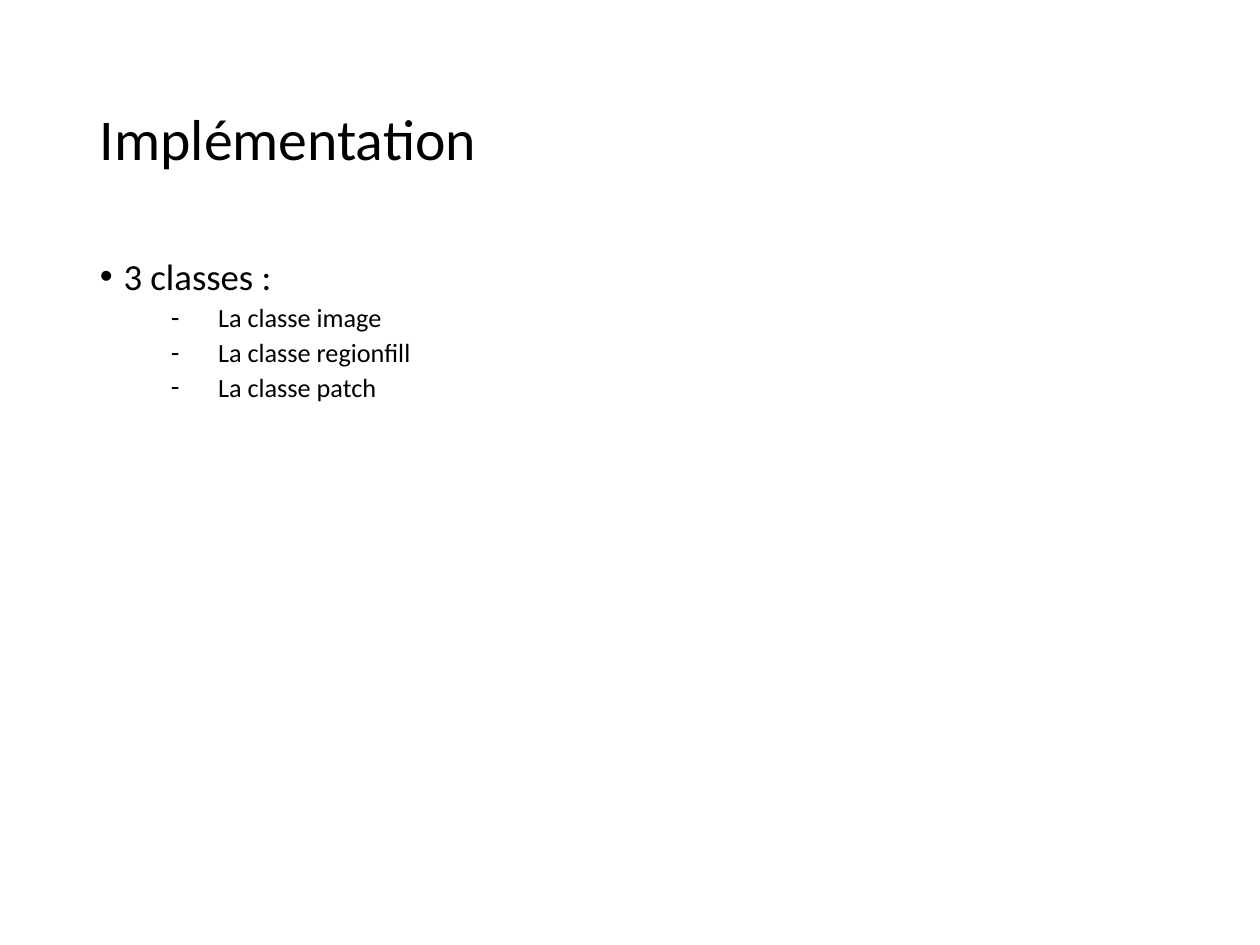
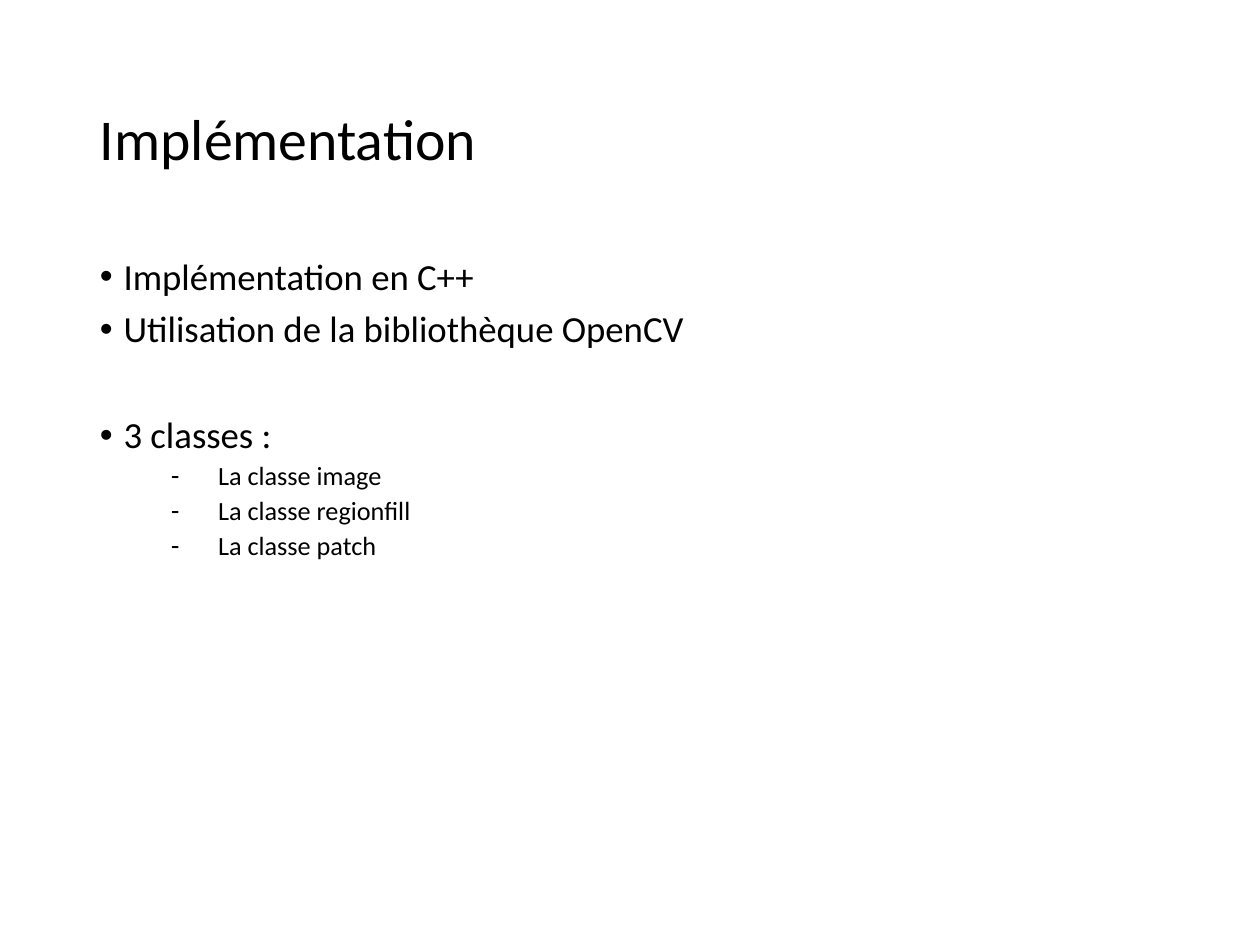
Before and after one commit to CharlyGirotNYU/Inpainting, a slide deck: slide 18 of ppt/Inpainting.pptx (slide 16 before the commit). Drawn at 1260x945 pixels with LibreOffice and Linux fonts; fonts in the diff are those of the drawing. Boxes give left, top, right and bottom in pixels: in the first picture for what was removed or moved away, otherwise in the second. Text is boxed around its words. In the diff, an @@ line names an element or a change of style, - is before the commit and + after.

```diff
--- a/ppt/Inpainting.pptx
+++ b/ppt/Inpainting.pptx
@@ text at (124, 264, 684, 348): paragraphs added @@
+• Implémentation en C++
+• Utilisation de la bibliothèque OpenCV
```
Also in this commit, not shown: 6 other slides changed, 7 slides added, 2 slides removed.
